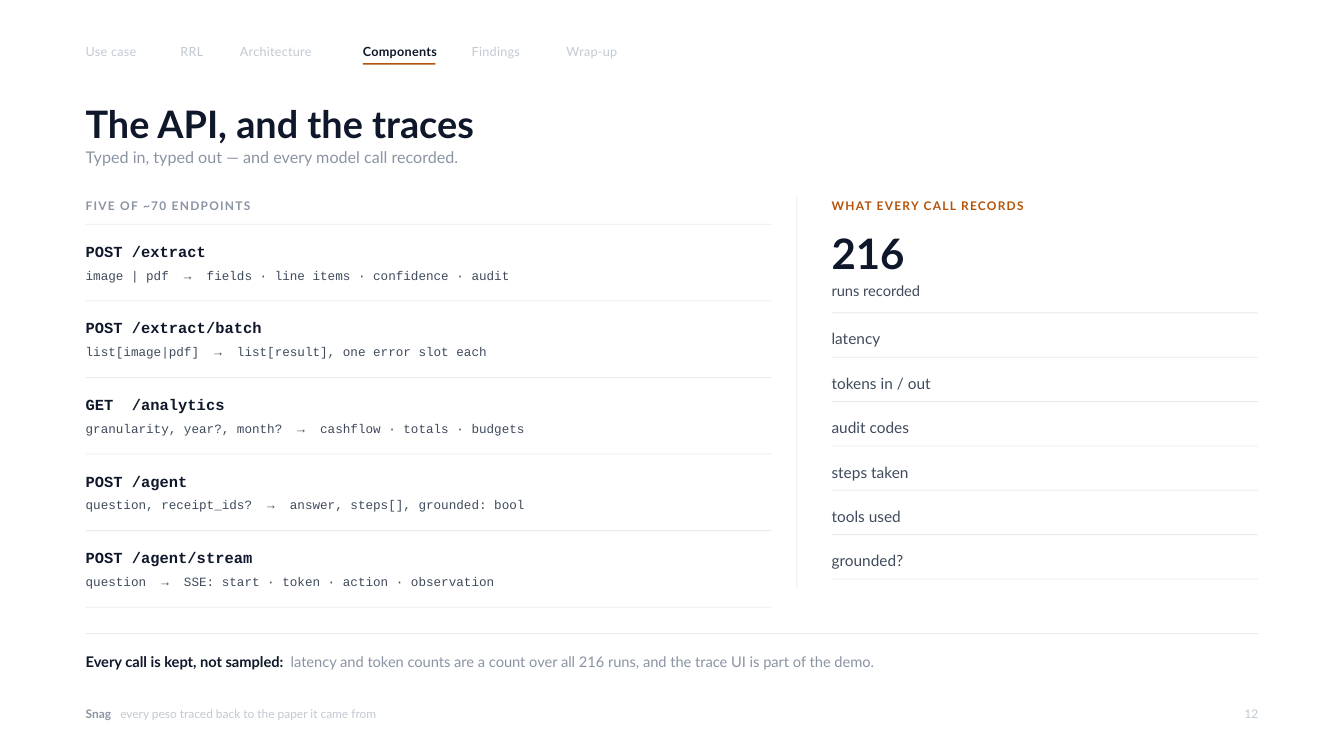
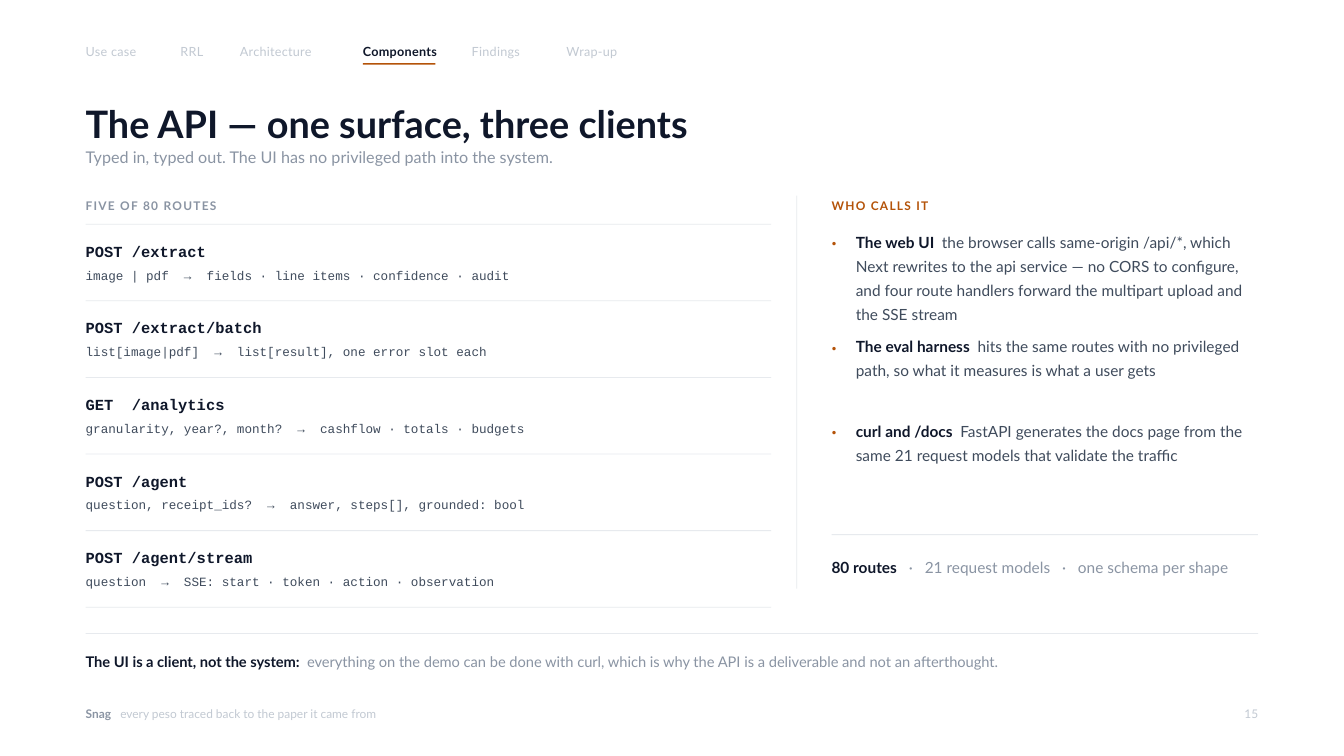
Before and after one commit to CuteBabyTank/STAI_OCR, a slide deck: slide 15 of docs/presentation/Snag_Final_Capstone.pptx (slide 12 before the commit). Drawn at 1344x756 pixels with LibreOffice and Linux fonts; fonts in the diff are those of the drawing. Boxes give left, top, right and bottom in pixels: in the first picture for what was removed or moved away, otherwise in the second. Text is boxed around its words. In the diff, an @@ line names an element or a change of style, - is before the commit and + after.

```diff
--- a/docs/presentation/Snag_Final_Capstone.pptx
+++ b/docs/presentation/Snag_Final_Capstone.pptx
@@ text at (86,110,688,143): text changed @@
-The API, and the traces
+The API — one surface, three clients
@@ text at (86,151,553,166): text changed @@
-Typed in, typed out — and every model call recorded.
+Typed in, typed out. The UI has no privileged path into the system.
@@ text at (832,201,928,210): text changed @@
-WHAT EVERY CALL RECORDS
+WHO CALLS IT
@@ text removed at (832,238,905,270) @@
-216
@@ text added at (832,227,852,253), 13 pt, text #B45309, bold @@
+·
@@ text at (856,260,1242,320): text changed; size 10.5 to 11 pt @@
-runs recorded
+The web UI the browser calls same-origin /api/*, which Next rewrites to the api service — no CORS to configure, and four route handlers forward the multipart upload and the SSE stream
@@ rectangle removed at (832,313,1258,314) @@
@@ rectangle removed at (832,357,1258,358) @@
@@ text added at (832,331,852,357), 13 pt, text #B45309, bold @@
+·
@@ text at (856,340,1239,379): text changed @@
-latency
+The eval harness hits the same routes with no privileged path, so what it measures is what a user gets
@@ rectangle removed at (832,401,1258,402) @@
@@ text added at (832,415,852,442), 13 pt, text #B45309, bold @@
+·
@@ text removed at (832,421,909,433) @@
-audit codes
@@ rectangle removed at (832,446,1258,447) @@
@@ text at (856,425,1242,464): text changed @@
-tokens in / out
+curl and /docs FastAPI generates the docs page from the same 21 request models that validate the traffic
@@ text removed at (832,466,908,481) @@
-steps taken
@@ rectangle removed at (832,490,1258,491) @@
@@ text removed at (832,510,901,522) @@
-tools used
@@ text at (832,561,897,573): text changed @@
-FIVE OF ~70 ENDPOINTS
+FIVE OF 80 ROUTES
@@ text removed at (832,554,904,569) @@
-grounded?
@@ text added at (925,561,1229,576), 11 pt, text #8A94A3 @@
+80 routes · 21 request models · one schema per shape
@@ text at (86,656,998,670): text changed @@
-Every call is kept, not sampled: latency and token counts are a count over all 216 runs, and the trace UI is part of the demo.
+The UI is a client, not the system: everything on the demo can be done with curl, which is why the API is a deliverable and not an afterthought.
@@ text at (1244,710,1258,718): text changed @@
-12
+15
```
Also in this commit, not shown: 11 other slides changed, 7 slides added, 1 slide removed, 3 other files.
